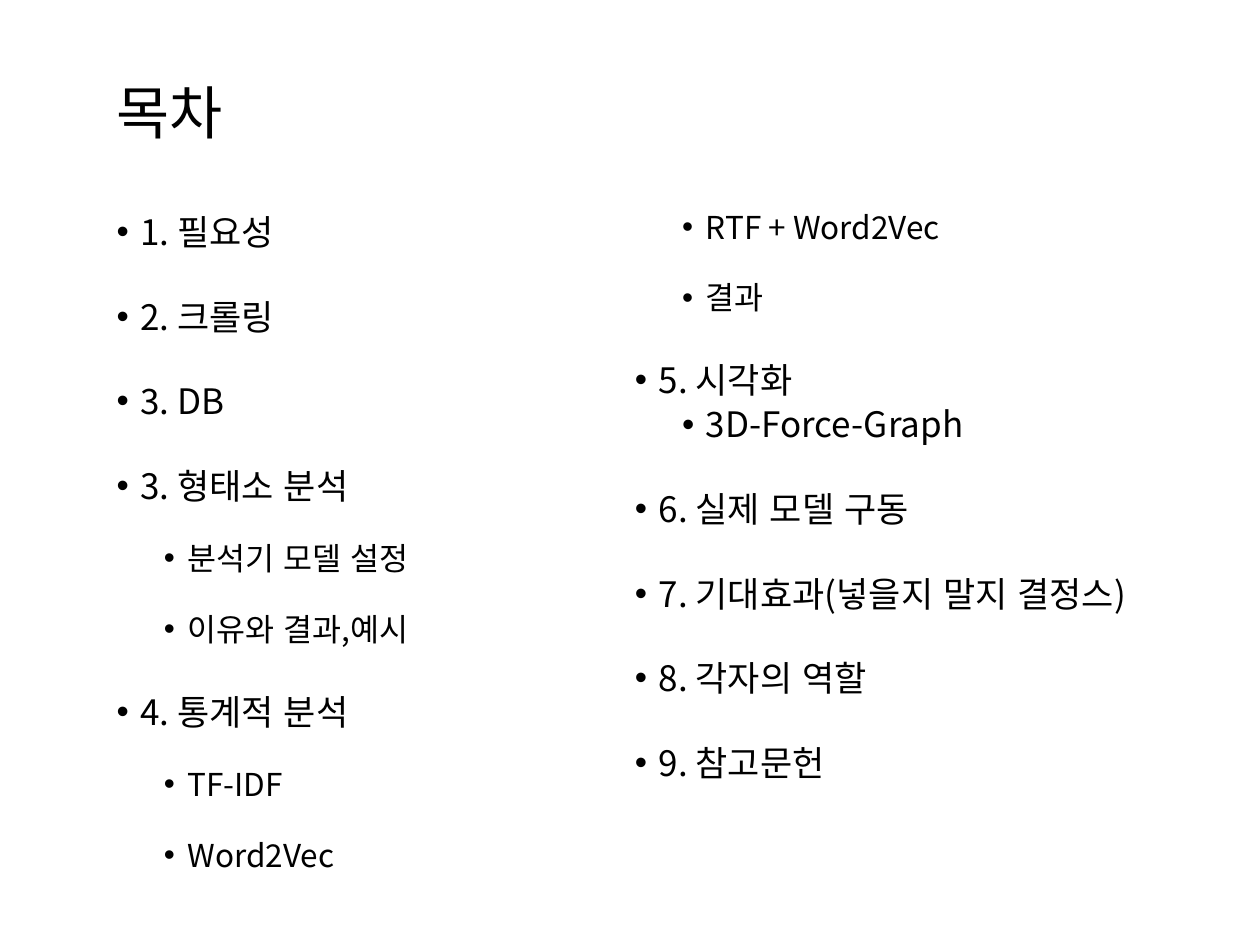
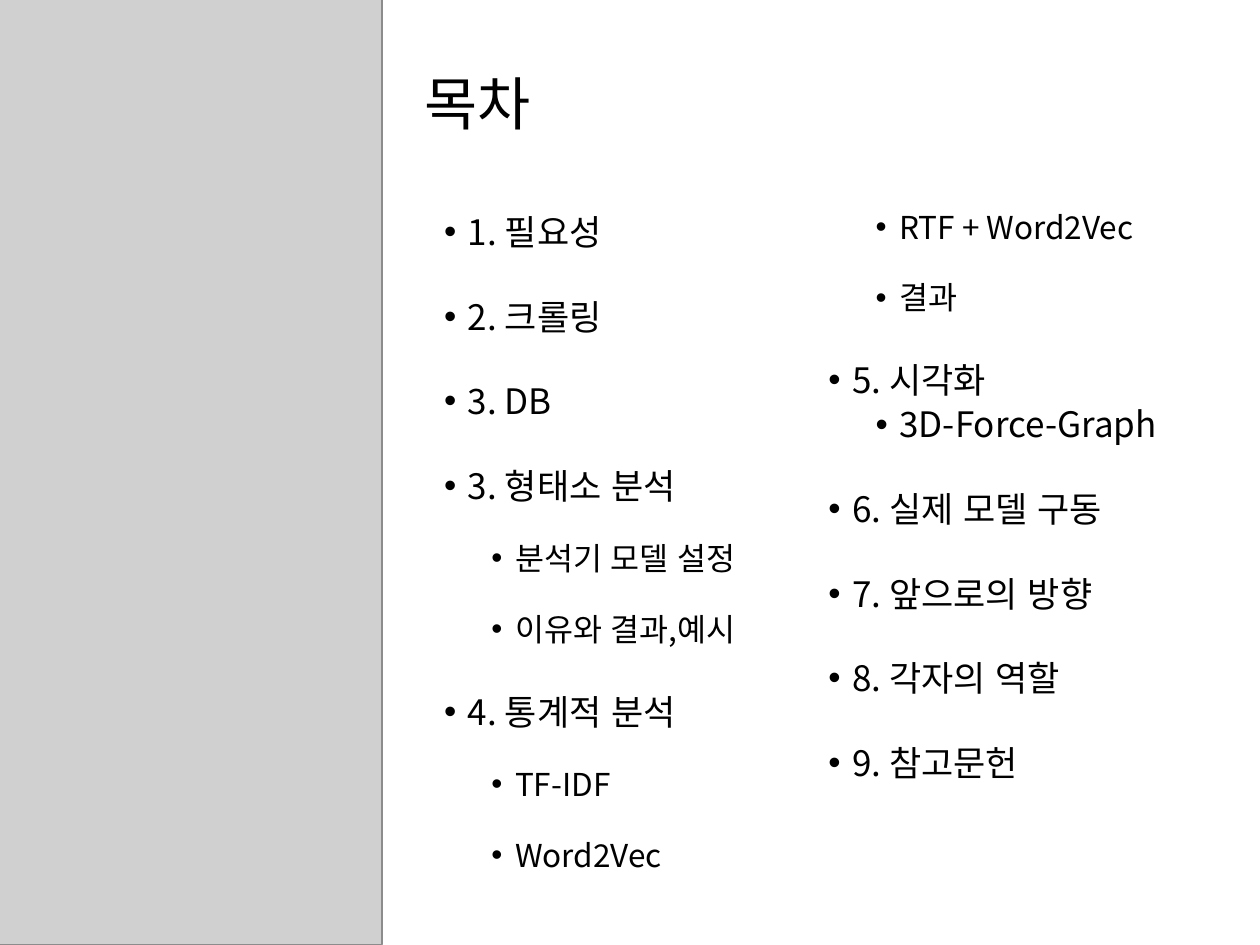
Before and after one commit to HaYongdae/issuewhatshow, a slide deck: slide 2 of doc/최종 PPT.pptx. Drawn at 1260x945 pixels with LibreOffice and Linux fonts; fonts in the diff are those of the drawing; grey boxes stand for pictures. Boxes give left, top, right and bottom in pixels: in the first picture for what was removed or moved away, otherwise in the second. Text is boxed around its words. In the diff, an @@ line names an element or a change of style, - is before the commit and + after.

```diff
--- a/doc/최종 PPT.pptx
+++ b/doc/최종 PPT.pptx
@@ picture added at <box>0,0,382,945</box> @@
@@ title "목차": place and size @@
-title "목차" at <box>117,86,223,139</box>
+title "목차" at <box>424,77,530,130</box>
@@ text "1. 필요성": place and size @@
-text "1. 필요성" at <box>140,214,1126,868</box>
+text "1. 필요성" at <box>468,214,1157,868</box>
@@ text at <box>852,577,1092,610</box>: text changed @@
-• 7. 기대효과(넣을지 말지 결정스)
+• 7. 앞으로의 방향
```
Also in this commit, not shown: 25 other slides changed, 1 slide added, 4 slides removed.
